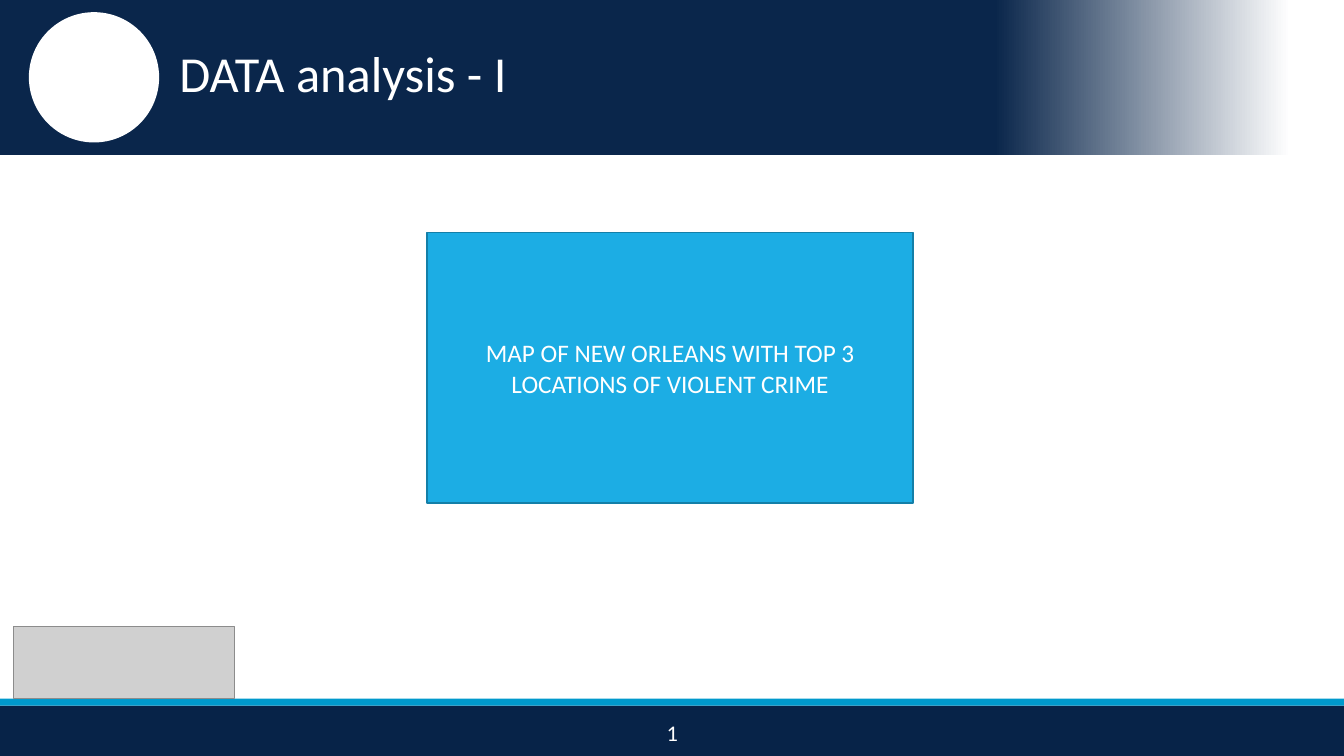
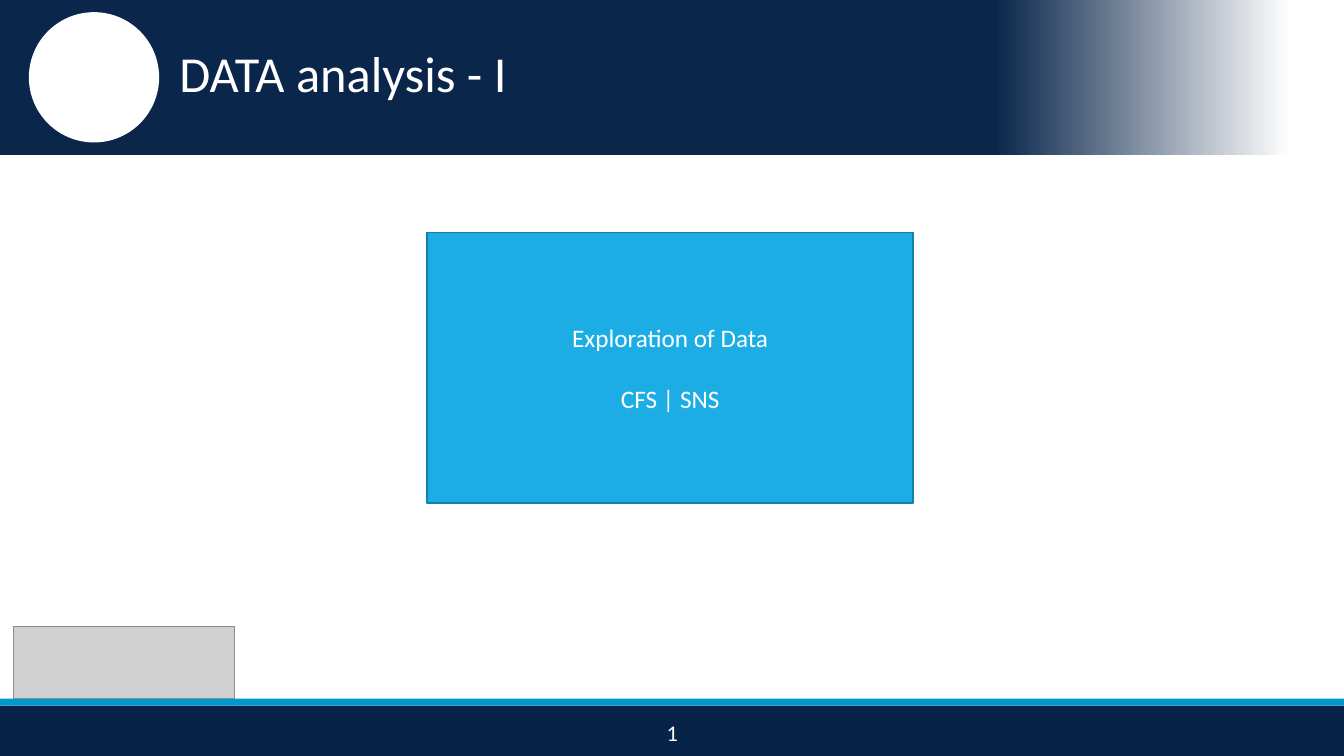
Before and after one commit to nikhilba/NOLA, a slide deck: slide 11 of Presentation/NOLA_Midterm_Presentation_v1.1.pptx (slide 9 before the commit). Drawn at 1344x756 pixels with LibreOffice and Linux fonts; fonts in the diff are those of the drawing; grey boxes stand for pictures; background and template pictures are left out. Boxes give left, top, right and bottom in pixels: in the first picture for what was removed or moved away, otherwise in the second. Text is boxed around its words. In the diff, an @@ line names an element or a change of style, - is before the commit and + after.

```diff
--- a/Presentation/NOLA_Midterm_Presentation_v1.1.pptx
+++ b/Presentation/NOLA_Midterm_Presentation_v1.1.pptx
@@ text in rectangle at (572,329,769,408): text changed @@
-MAP OF NEW ORLEANS WITH TOP 3 LOCATIONS OF VIOLENT CRIME
+Exploration of Data
+CFS | SNS
```
Also in this commit, not shown: 6 other slides changed, 3 slides added, 2 slides removed.
